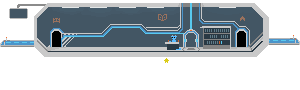
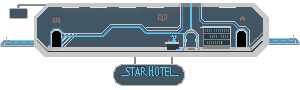
Layered file, before and after one edit (300px x 90px). Changes by layer:
added layer "Layer 16" above "Layer 17" over [121, 66, 179, 76]
added layer "Layer 17" above "Group 2" over [118, 66, 181, 76]
moved "Layer 12" into group "Group 2", painted on it over [145, 58, 169, 83]
added layer "Layer 14" above "Layer 13" over [113, 64, 185, 86]
added layer "Layer 13" above "Background" over [114, 57, 184, 85]
